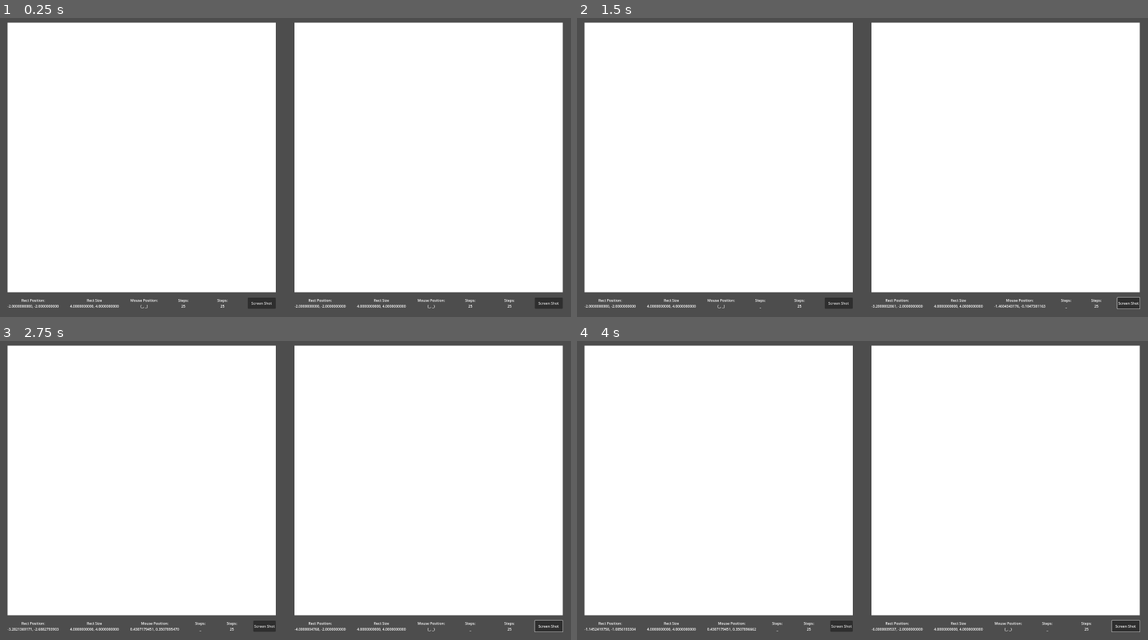
Above: before the commit, frames 1-4 (two rows, left to right).
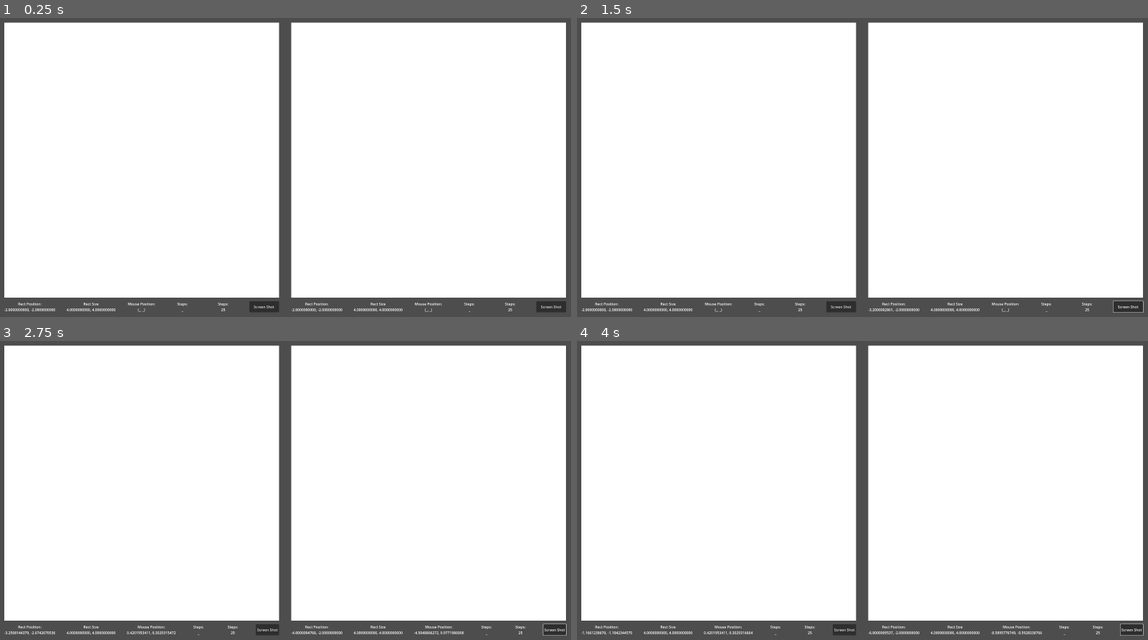
Above: after the commit, the same moments.

Repository: kirkatia98/mandelbrot
Game: Godot game, scene res://root.tscn
Same seed, same stepped clock (60 frames per second), same inputs: the game is played once before the commit and once after it.
Inputs (mouse positions are in pixels of both pictures, inside the frame that each line leads up to):
- Up to frame 1 (0.25 s): no input
- Up to frame 2 (1.5 s): click "Screen Shot" at 0.5 s; tap Enter at 1.25 s; move the mouse to (988, 149) at 1.27 s; hold Right (ui_right) from 1.28 s (still down); click (988, 149) at 1.42 s
- Up to frame 3 (2.75 s): release Right (ui_right) at 2 s; tap Space at 2 s; drag from (171, 505) to (256, 550) at 2.02 s
- Up to frame 4 (4 s): tap Enter at 2.75 s; move the mouse to (919, 421) at 2.77 s; hold Right (ui_right) 2.78-3.5 s; click (919, 421) at 2.92 s; tap Space at 3.5 s; drag from (833, 550) to (691, 442) at 3.52 s

The runs differ from the first frame. In frame 1, 5.4% of the frame differs, in the area x 0-100%, y 1-99%; in frame 2, 5.5%; in frame 3, 5.6%; in frame 4, 5.6%.

Commit message:
complete refactor simplification

Diff:
--- a/boundary_coordinates.gd
+++ b/boundary_coordinates.gd
@@ -1,5 +1,5 @@
 @tool
-extends Control
+extends MarginContainer
 
 @export var f : Fractal
 
--- a/debug_hints.gd
+++ b/debug_hints.gd
@@ -1,5 +1,5 @@
 @tool
-extends HBoxContainer
+extends MarginContainer
 
 @export var f : Fractal
 
@@ -26,10 +26,10 @@
 	if not Engine.is_editor_hint():
 
 		# if in the code, get the local mouse position and scale it to the display size
-		var local_mouse = f.color_rect.get_local_mouse_position()
-		var global_mouse = f.color_rect.get_global_mouse_position()
+		var local_mouse = f.get_local_mouse_position()
+		var global_mouse = f.get_global_mouse_position()
 
-		var screen_rect = f.color_rect.get_rect()
+		var screen_rect = f.get_rect()
 
 		if(screen_rect.has_point(global_mouse)):
 			var mouse_position = f.local_to_shader(local_mouse)
--- a/fractal.gd
+++ b/fractal.gd
@@ -8,7 +8,6 @@
 @export var zoom_speed : float = 0.95
 @export var margin : int = 25
 
-@export var color_rect : ColorRect
 @export var shader_material : ShaderMaterial :
 	set(val):
 		shader_material = val
@@ -47,7 +46,7 @@
 
 # convert local coordinates to coordinates used in the shader
 func local_to_shader(local : Vector2):
-	local /= color_rect.get_rect().size
+	local /= get_rect().size
 	local *= rect_size
 	local += rect_position
 
@@ -64,14 +63,11 @@
 
 # drag and zoom input using a mouse
 func _input(event):
-	var local_mouse = color_rect.get_local_mouse_position()
-	var global_mouse = color_rect.get_global_mouse_position()
-
-	var screen_rect = color_rect.get_rect()
-
+	var local_mouse = get_local_mouse_position()
+	var screen_rect = get_rect()
 
 	# shrink the actionable area by margin to prevent errant input
-	if(!screen_rect.grow(-margin).has_point(global_mouse)):
+	if(!screen_rect.grow(-margin).has_point(local_mouse)):
 		# not my event
 		# stop dragging
 		dragging = false
--- a/fractal.tscn
+++ b/fractal.tscn
@@ -10,53 +10,37 @@
 [sub_resource type="ShaderMaterial" id="ShaderMaterial_0p81i"]
 resource_local_to_scene = true
 
-[node name="Fractal" type="Control" node_paths=PackedStringArray("color_rect")]
+[node name="Fractal" type="Control"]
 layout_mode = 3
 anchors_preset = 15
 anchor_right = 1.0
 anchor_bottom = 1.0
 grow_horizontal = 2
 grow_vertical = 2
+size_flags_vertical = 3
 script = ExtResource("2_cw1qa")
-color_rect = NodePath("MarginContainer/VBoxContainer/Screen/SubViewportContainer/SubViewport/Color Rect")
 shader_material = ExtResource("2_mqpwo")
 
 [node name="ResourcePreloader" type="ResourcePreloader" parent="."]
 resources = [PackedStringArray("sample", "shader"), [ExtResource("4_lsovt"), SubResource("ShaderMaterial_0p81i")]]
 
-[node name="MarginContainer" type="MarginContainer" parent="."]
+[node name="SubViewportContainer" type="SubViewportContainer" parent="."]
 layout_mode = 1
 anchors_preset = 15
 anchor_right = 1.0
 anchor_bottom = 1.0
 grow_horizontal = 2
 grow_vertical = 2
-theme_override_constants/margin_left = 40
-theme_override_constants/margin_top = 50
-theme_override_constants/margin_right = 40
-theme_override_constants/margin_bottom = 50
-
-[node name="VBoxContainer" type="VBoxContainer" parent="MarginContainer"]
-layout_mode = 2
-theme_override_constants/separation = 25
-
-[node name="Screen" type="PanelContainer" parent="MarginContainer/VBoxContainer"]
-layout_mode = 2
-size_flags_vertical = 3
-
-[node name="SubViewportContainer" type="SubViewportContainer" parent="MarginContainer/VBoxContainer/Screen"]
-layout_mode = 2
 mouse_filter = 2
 stretch = true
 
-[node name="SubViewport" type="SubViewport" parent="MarginContainer/VBoxContainer/Screen/SubViewportContainer"]
+[node name="SubViewport" type="SubViewport" parent="SubViewportContainer"]
 handle_input_locally = false
-size = Vector2i(2480, 1203)
+size = Vector2i(2560, 1377)
 render_target_update_mode = 4
 script = ExtResource("4_173sy")
 
-[node name="Color Rect" type="ColorRect" parent="MarginContainer/VBoxContainer/Screen/SubViewportContainer/SubViewport"]
-unique_name_in_owner = true
+[node name="Screen" type="ColorRect" parent="SubViewportContainer/SubViewport"]
 material = ExtResource("2_mqpwo")
 custom_minimum_size = Vector2(100, 100)
 anchors_preset = 15
@@ -66,66 +50,99 @@
 grow_vertical = 2
 mouse_default_cursor_shape = 13
 
-[node name="Boundary Coordinates" type="Control" parent="MarginContainer/VBoxContainer/Screen" node_paths=PackedStringArray("f", "TL", "TR", "BR", "BL")]
+[node name="Boundary Coordinates" type="MarginContainer" parent="." node_paths=PackedStringArray("f", "TL", "TR", "BR", "BL")]
+layout_mode = 1
+anchors_preset = 15
+anchor_right = 1.0
+anchor_bottom = 1.0
+grow_horizontal = 2
+grow_vertical = 2
+theme_override_constants/margin_left = 10
+theme_override_constants/margin_top = 10
+theme_override_constants/margin_right = 10
+theme_override_constants/margin_bottom = 10
+script = ExtResource("6_wgcb1")
+f = NodePath("..")
+TL = NodePath("Control/TopLeft")
+TR = NodePath("Control/TopRight")
+BR = NodePath("Control/BottomRight")
+BL = NodePath("Control/BottomLeft")
+
+[node name="Control" type="Control" parent="Boundary Coordinates"]
 layout_mode = 2
-script = ExtResource("6_wgcb1")
-f = NodePath("../../../..")
-TL = NodePath("TopLeft")
-TR = NodePath("TopRight")
-BR = NodePath("BottomRight")
-BL = NodePath("BottomLeft")
 
-[node name="TopLeft" type="Label" parent="MarginContainer/VBoxContainer/Screen/Boundary Coordinates"]
+[node name="TopLeft" type="Label" parent="Boundary Coordinates/Control"]
 layout_mode = 1
-offset_right = 18.0
+offset_right = 111.0
 offset_bottom = 23.0
 text = "(-2.000, -2.000)"
+horizontal_alignment = 1
+vertical_alignment = 1
 
-[node name="TopRight" type="Label" parent="MarginContainer/VBoxContainer/Screen/Boundary Coordinates"]
+[node name="TopRight" type="Label" parent="Boundary Coordinates/Control"]
 layout_mode = 1
 anchors_preset = 1
 anchor_left = 1.0
 anchor_right = 1.0
-offset_left = -40.0
+offset_left = -106.0
 offset_bottom = 23.0
 grow_horizontal = 0
 text = "(2.000, -2.000)"
+horizontal_alignment = 1
+vertical_alignment = 1
 
-[node name="BottomRight" type="Label" parent="MarginContainer/VBoxContainer/Screen/Boundary Coordinates"]
+[node name="BottomRight" type="Label" parent="Boundary Coordinates/Control"]
 layout_mode = 1
 anchors_preset = 3
 anchor_left = 1.0
 anchor_top = 1.0
 anchor_right = 1.0
 anchor_bottom = 1.0
-offset_left = -40.0
+offset_left = -101.0
 offset_top = -23.0
 grow_horizontal = 0
 grow_vertical = 0
 text = "(2.000, 2.000)"
+horizontal_alignment = 1
+vertical_alignment = 1
 
-[node name="BottomLeft" type="Label" parent="MarginContainer/VBoxContainer/Screen/Boundary Coordinates"]
+[node name="BottomLeft" type="Label" parent="Boundary Coordinates/Control"]
 layout_mode = 1
 anchors_preset = 2
 anchor_top = 1.0
 anchor_bottom = 1.0
 offset_top = -23.0
-offset_right = 40.0
+offset_right = 101.0
 grow_vertical = 0
 text = "(2.000, 2.000)"
+horizontal_alignment = 1
+vertical_alignment = 1
 
-[node name="Debug Hints" type="HBoxContainer" parent="MarginContainer/VBoxContainer" node_paths=PackedStringArray("f", "RP", "RS", "MP", "ES", "MS")]
+[node name="Debug Hints" type="MarginContainer" parent="." node_paths=PackedStringArray("f", "RP", "RS", "MP", "ES", "MS")]
+layout_mode = 1
+anchors_preset = -1
+anchor_top = 1.0
+anchor_right = 1.0
+anchor_bottom = 1.0
+offset_top = 50.0
+offset_bottom = 75.0
+grow_horizontal = 2
+grow_vertical = 0
+theme_override_constants/margin_top = 10
+theme_override_constants/margin_bottom = 10
+script = ExtResource("7_hf5sh")
+f = NodePath("..")
+RP = NodePath("HBoxContainer/Rect Position")
+RS = NodePath("HBoxContainer/Rect Size")
+MP = NodePath("HBoxContainer/Mouse Position")
+ES = NodePath("HBoxContainer/Escape Steps")
+MS = NodePath("HBoxContainer/Max Steps")
+
+[node name="HBoxContainer" type="HBoxContainer" parent="Debug Hints"]
 layout_mode = 2
 theme_override_constants/separation = 50
-script = ExtResource("7_hf5sh")
-f = NodePath("../../..")
-RP = NodePath("Rect Position")
-RS = NodePath("Rect Size")
-MP = NodePath("Mouse Position")
-ES = NodePath("Escape Steps")
-MS = NodePath("Max Steps")
 
-[node name="Rect Position" type="Label" parent="MarginContainer/VBoxContainer/Debug Hints"]
+[node name="Rect Position" type="Label" parent="Debug Hints/HBoxContainer"]
 layout_mode = 2
 size_flags_horizontal = 3
 size_flags_vertical = 1
@@ -133,7 +150,7 @@
 -2.0000000000, -2.0000000000"
 horizontal_alignment = 1
 
-[node name="Rect Size" type="Label" parent="MarginContainer/VBoxContainer/Debug Hints"]
+[node name="Rect Size" type="Label" parent="Debug Hints/HBoxContainer"]
 layout_mode = 2
 size_flags_horizontal = 3
 size_flags_vertical = 1
@@ -141,7 +158,7 @@
 4.0000000000, 4.0000000000"
 horizontal_alignment = 1
 
-[node name="Mouse Position" type="Label" parent="MarginContainer/VBoxContainer/Debug Hints"]
+[node name="Mouse Position" type="Label" parent="Debug Hints/HBoxContainer"]
 layout_mode = 2
 size_flags_horizontal = 3
 size_flags_vertical = 1
@@ -149,7 +166,15 @@
 (_, _)"
 horizontal_alignment = 1
 
-[node name="Escape Steps" type="Label" parent="MarginContainer/VBoxContainer/Debug Hints"]
+[node name="Escape Steps" type="Label" parent="Debug Hints/HBoxContainer"]
+layout_mode = 2
+size_flags_horizontal = 3
+size_flags_vertical = 1
+text = "Steps:
+_"
+horizontal_alignment = 1
+
+[node name="Max Steps" type="Label" parent="Debug Hints/HBoxContainer"]
 layout_mode = 2
 size_flags_horizontal = 3
 size_flags_vertical = 1
@@ -157,19 +182,11 @@
 25"
 horizontal_alignment = 1
 
-[node name="Max Steps" type="Label" parent="MarginContainer/VBoxContainer/Debug Hints"]
-layout_mode = 2
-size_flags_horizontal = 3
-size_flags_vertical = 1
-text = "Steps:
-25"
-horizontal_alignment = 1
-
-[node name="Button" type="Button" parent="MarginContainer/VBoxContainer/Debug Hints"]
+[node name="Button" type="Button" parent="Debug Hints/HBoxContainer"]
 layout_mode = 2
 size_flags_horizontal = 3
 text = "Screen Shot"
 
-[connection signal="update_labels" from="." to="MarginContainer/VBoxContainer/Screen/Boundary Coordinates" method="update_labels"]
-[connection signal="update_labels" from="." to="MarginContainer/VBoxContainer/Debug Hints" method="update_labels"]
-[connection signal="pressed" from="MarginContainer/VBoxContainer/Debug Hints/Button" to="MarginContainer/VBoxContainer/Screen/SubViewportContainer/SubViewport" method="save_png"]
+[connection signal="update_labels" from="." to="Boundary Coordinates" method="update_labels"]
+[connection signal="update_labels" from="." to="Debug Hints" method="update_labels"]
+[connection signal="pressed" from="Debug Hints/HBoxContainer/Button" to="SubViewportContainer/SubViewport" method="save_png"]
--- a/root.gd
+++ b/root.gd
@@ -5,7 +5,7 @@
 @export var Mandlebrot : Fractal
 @export var Julia : Fractal
 
-@export var palette_image : Texture2D:
+@export var palette_image : CompressedTexture2D:
 	set(val):
 		palette_image = val
 
--- a/root.tscn
+++ b/root.tscn
@@ -11,7 +11,7 @@
 [sub_resource type="ShaderMaterial" id="ShaderMaterial_0p81i"]
 resource_local_to_scene = true
 
-[sub_resource type="ShaderMaterial" id="ShaderMaterial_kmdgp"]
+[sub_resource type="ShaderMaterial" id="ShaderMaterial_84hul"]
 resource_local_to_scene = true
 shader = ExtResource("7_ivmpv")
 shader_parameter/debug = null
@@ -19,24 +19,7 @@
 shader_parameter/rect_size = Vector2(4, 4)
 shader_parameter/palette_image = ExtResource("2_8tb86")
 
-[sub_resource type="ShaderMaterial" id="ShaderMaterial_xr8dw"]
-resource_local_to_scene = true
-shader = ExtResource("7_ivmpv")
-shader_parameter/debug = null
-shader_parameter/rect_position = Vector2(-2, -2)
-shader_parameter/rect_size = Vector2(4, 4)
-shader_parameter/palette_image = ExtResource("2_8tb86")
-
-[sub_resource type="ShaderMaterial" id="ShaderMaterial_wmk7k"]
-resource_local_to_scene = true
-shader = ExtResource("2_on53s")
-shader_parameter/cursor = null
-shader_parameter/debug = false
-shader_parameter/rect_position = Vector2(-2, -2)
-shader_parameter/rect_size = Vector2(4, 4)
-shader_parameter/palette_image = ExtResource("2_8tb86")
-
-[sub_resource type="ShaderMaterial" id="ShaderMaterial_jwf12"]
+[sub_resource type="ShaderMaterial" id="ShaderMaterial_ke88p"]
 resource_local_to_scene = true
 shader = ExtResource("2_on53s")
 shader_parameter/cursor = null
@@ -53,8 +36,8 @@
 grow_horizontal = 2
 grow_vertical = 2
 script = ExtResource("1_wsftv")
-Mandlebrot = NodePath("HBoxContainer/Mandlebrot")
-Julia = NodePath("HBoxContainer/Julia")
+Mandlebrot = NodePath("HBoxContainer/Mandlebrot/Fractal")
+Julia = NodePath("HBoxContainer/Julia/Fractal")
 palette_image = ExtResource("2_8tb86")
 
 [node name="ResourcePreloader" type="ResourcePreloader" parent="."]
@@ -68,18 +51,28 @@
 grow_horizontal = 2
 grow_vertical = 2
 
-[node name="Mandlebrot" parent="HBoxContainer" node_paths=PackedStringArray("color_rect") instance=ExtResource("2_45h1s")]
-material = SubResource("ShaderMaterial_kmdgp")
+[node name="Mandlebrot" type="MarginContainer" parent="HBoxContainer"]
 layout_mode = 2
 size_flags_horizontal = 3
-color_rect = NodePath("MarginContainer/VBoxContainer/Screen/SubViewportContainer/SubViewport/Color Rect")
-shader_material = SubResource("ShaderMaterial_xr8dw")
+theme_override_constants/margin_left = 25
+theme_override_constants/margin_top = 50
+theme_override_constants/margin_right = 25
+theme_override_constants/margin_bottom = 99
+
+[node name="Fractal" parent="HBoxContainer/Mandlebrot" instance=ExtResource("2_45h1s")]
+layout_mode = 2
+shader_material = SubResource("ShaderMaterial_84hul")
 palette_image = ExtResource("2_8tb86")
 
-[node name="Julia" parent="HBoxContainer" node_paths=PackedStringArray("color_rect") instance=ExtResource("2_45h1s")]
-material = SubResource("ShaderMaterial_wmk7k")
+[node name="Julia" type="MarginContainer" parent="HBoxContainer"]
 layout_mode = 2
 size_flags_horizontal = 3
-color_rect = NodePath("MarginContainer/VBoxContainer/Screen/SubViewportContainer/SubViewport/Color Rect")
-shader_material = SubResource("ShaderMaterial_jwf12")
+theme_override_constants/margin_left = 25
+theme_override_constants/margin_top = 50
+theme_override_constants/margin_right = 25
+theme_override_constants/margin_bottom = 99
+
+[node name="Fractal" parent="HBoxContainer/Julia" instance=ExtResource("2_45h1s")]
+layout_mode = 2
+shader_material = SubResource("ShaderMaterial_ke88p")
 palette_image = ExtResource("2_8tb86")
--- a/shader_code/shader.tres
+++ b/shader_code/shader.tres
@@ -1,10 +1,11 @@
 [gd_resource type="ShaderMaterial" load_steps=2 format=3 uid="uid://3uw8qk1x64iy"]
 
-[ext_resource type="Shader" path="res://shader_code/mandlebrot.gdshader" id="1_wtv0t"]
+[ext_resource type="Shader" path="res://shader_code/sample.gdshader" id="1_f3dl6"]
 
 [resource]
 resource_local_to_scene = true
-shader = ExtResource("1_wtv0t")
-shader_parameter/debug = null
-shader_parameter/rect_position = Vector2(-2, -1.62)
+shader = ExtResource("1_f3dl6")
+shader_parameter/cursor = null
+shader_parameter/debug = false
+shader_parameter/rect_position = Vector2(-2, -2)
 shader_parameter/rect_size = Vector2(4, 4)
Not shown: 1 places in root.tscn that only renumber resources
